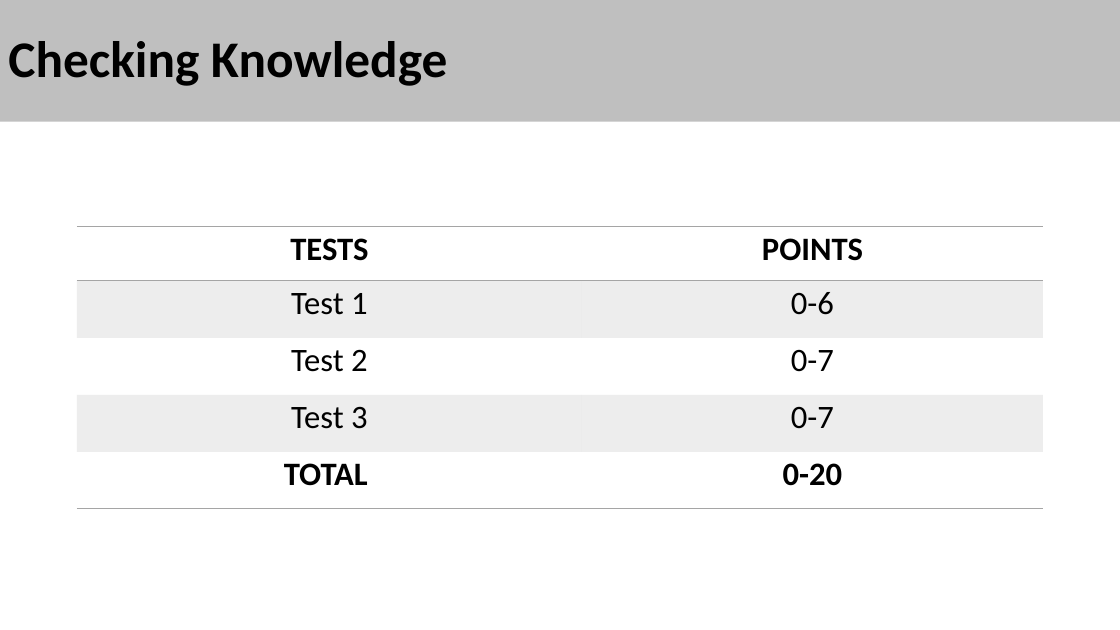
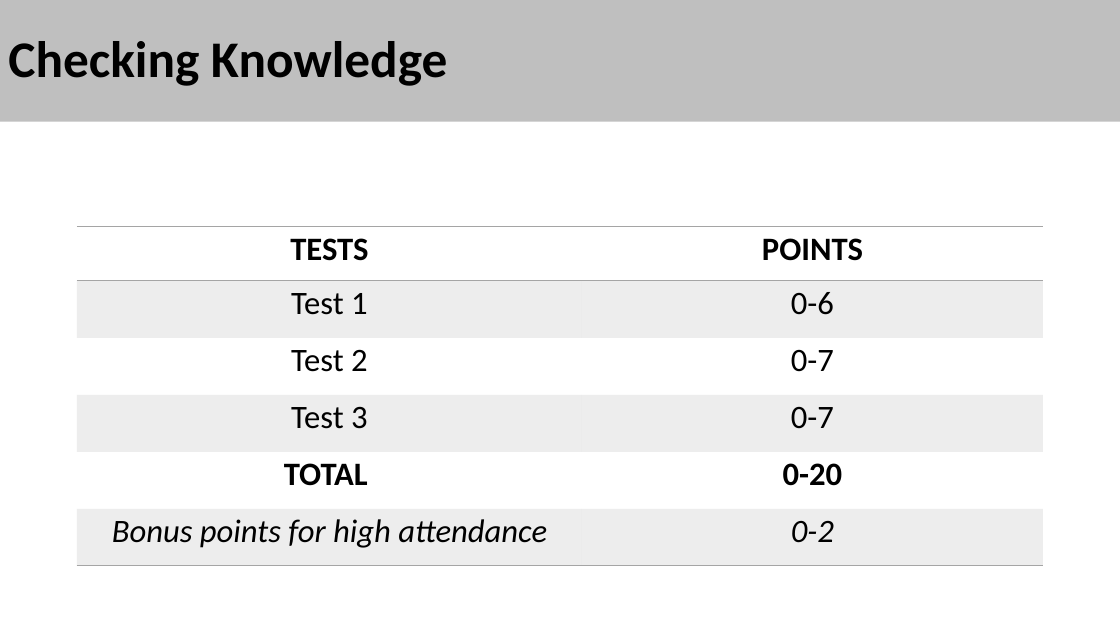
Before and after one commit to stalj/cp3, a slide deck: slide 5 of 01-CourseIntroduction/01-CourseIntroduction.pptx. Drawn at 1120x630 pixels with LibreOffice and Linux fonts; fonts in the diff are those of the drawing. Boxes give left, top, right and bottom in pixels: in the first picture for what was removed or moved away, otherwise in the second. Text is boxed around its words. In the diff, an @@ line names an element or a change of style, - is before the commit and + after.

```diff
--- a/01-CourseIntroduction/01-CourseIntroduction.pptx
+++ b/01-CourseIntroduction/01-CourseIntroduction.pptx
@@ table at box(77, 226, 1044, 565) @@
+row 6: Bonus points for high attendance | 0-2
```
Also in this commit, not shown: 4 other slides changed.
